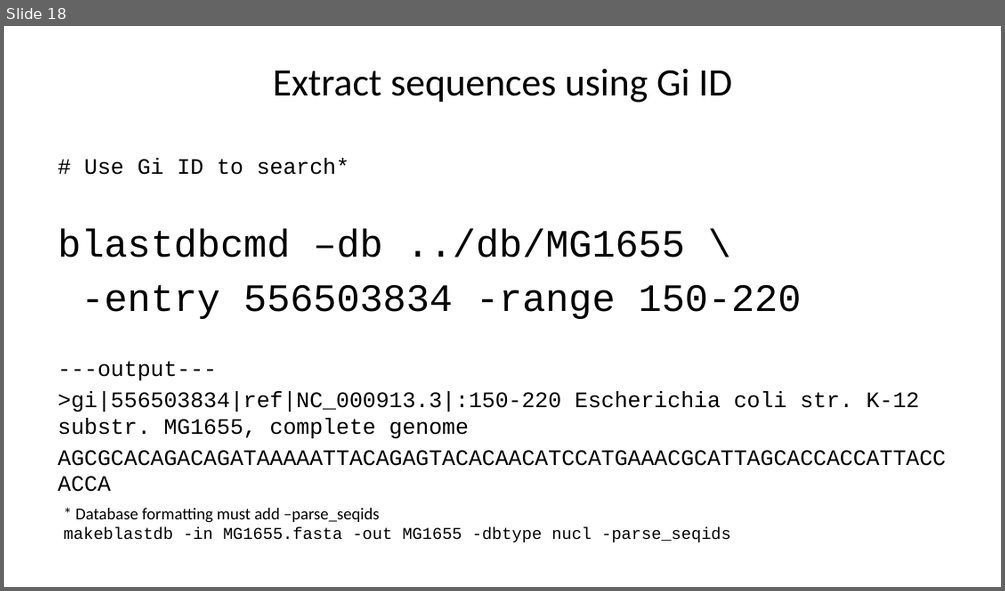
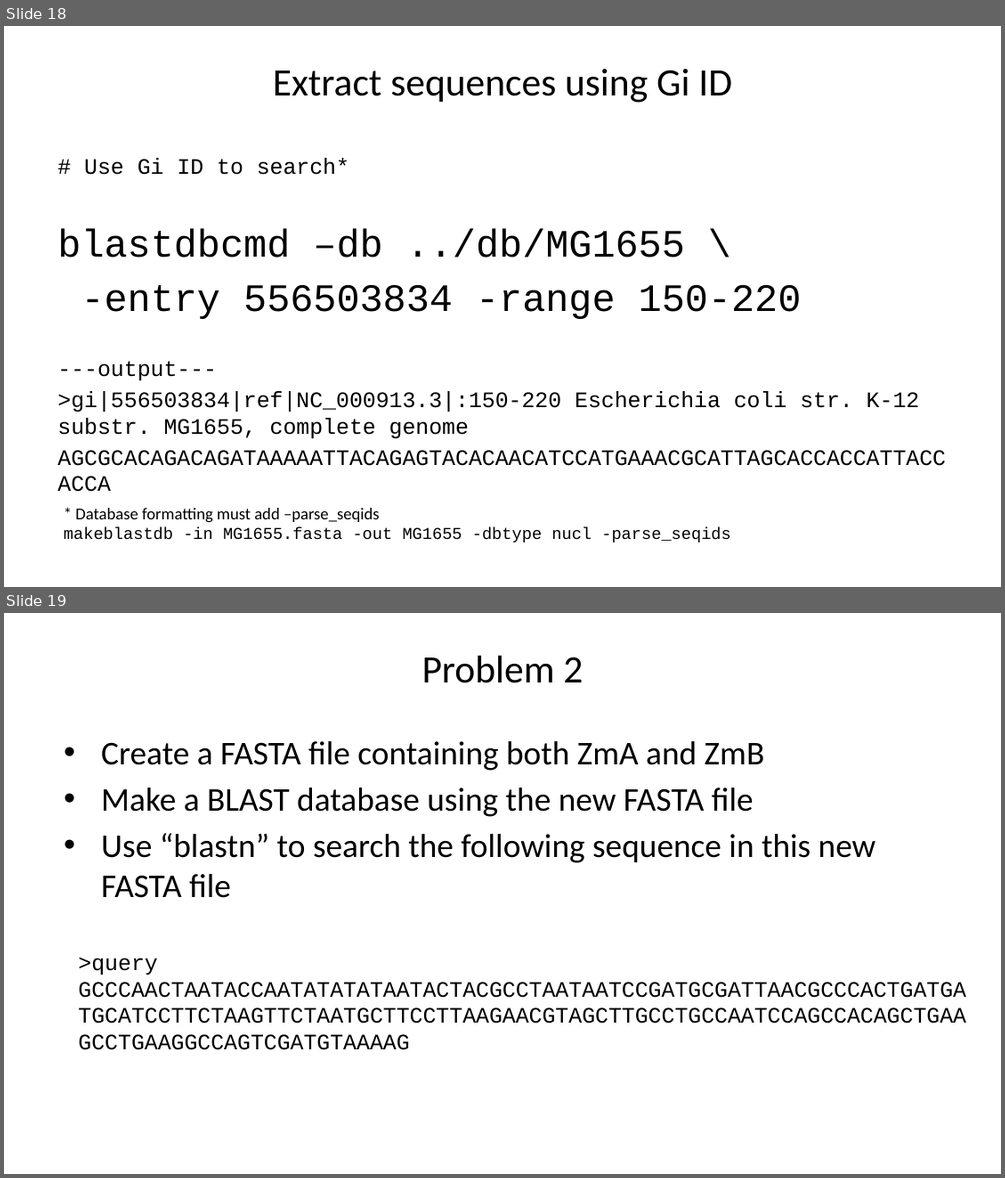
Before and after one commit to liu3zhenlab/teaching, a slide deck: PLPTH813Bioinformatis/2025/2_lab/lab03_alignment.pptx. Shown one above the other, each under a label of ours: slide 18 before the commit, slides 18 and 19 after it. The pictures are 1005x591 and 1005x1178 pixels, drawn with LibreOffice and Linux fonts; fonts in the diff are those of the drawing. Boxes give left, top, right and bottom in pixels: in the first picture for what was removed or moved away, otherwise in the second. Text is boxed around its words. In the diff, an @@ line names an element or a change of style, - is before the commit and + after.

```diff
--- a/PLPTH813Bioinformatis/2025/2_lab/lab03_alignment.pptx
+++ b/PLPTH813Bioinformatis/2025/2_lab/lab03_alignment.pptx
@@ slide 19 added at box(4, 613, 1001, 1174), background #FFFFFF @@
@@ title added at box(422, 655, 582, 683), 28 pt, text #000000 @@
+Problem 2
@@ text added at box(101, 741, 876, 898), 24 pt, text #000000 @@
+• Create a FASTA file containing both ZmA and ZmB
+• Make a BLAST database using the new FASTA file
+• Use “blastn” to search the following sequence in this new FASTA file
@@ text added at box(78, 957, 157, 974), 16 pt, text #000000 @@
+>query
+GCCCAACTAATACCAATATATATAATACTACGCCTAATAATCCGATGCGATTAACGCCCACTGATGATGCATCCTTCTAAGTTCTAATGCTTCCTTAAGAACGTAGCTTGCCTGCCAATCCAGCCACAGCTGAAGCCTGAAGGCCAGTCGATGTAAAAG
```
Also in this commit, not shown: 3 slides changed.
